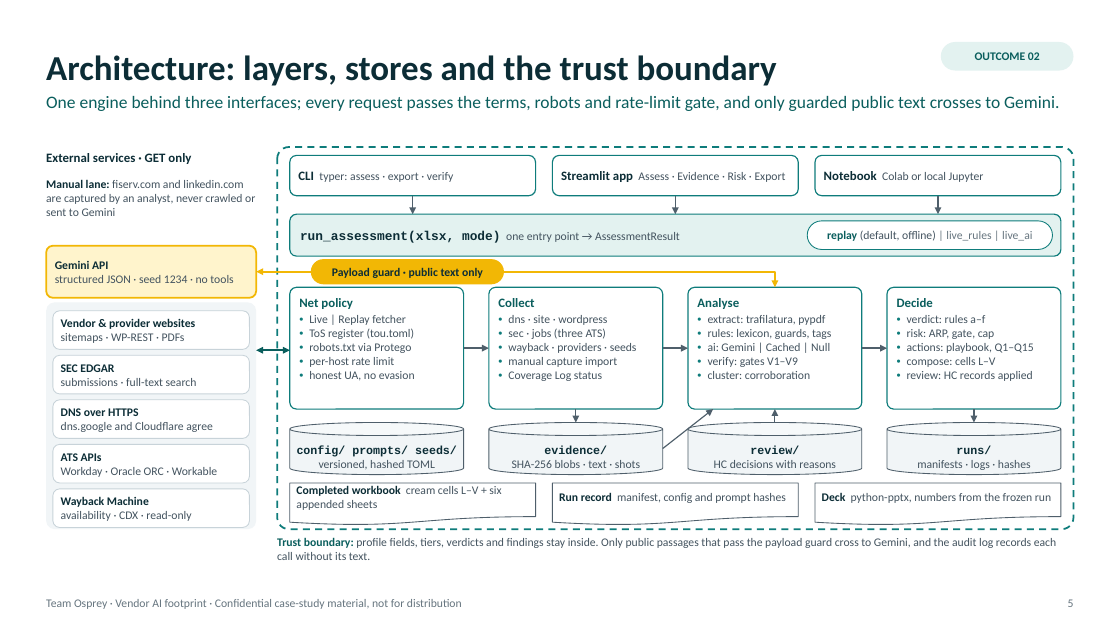
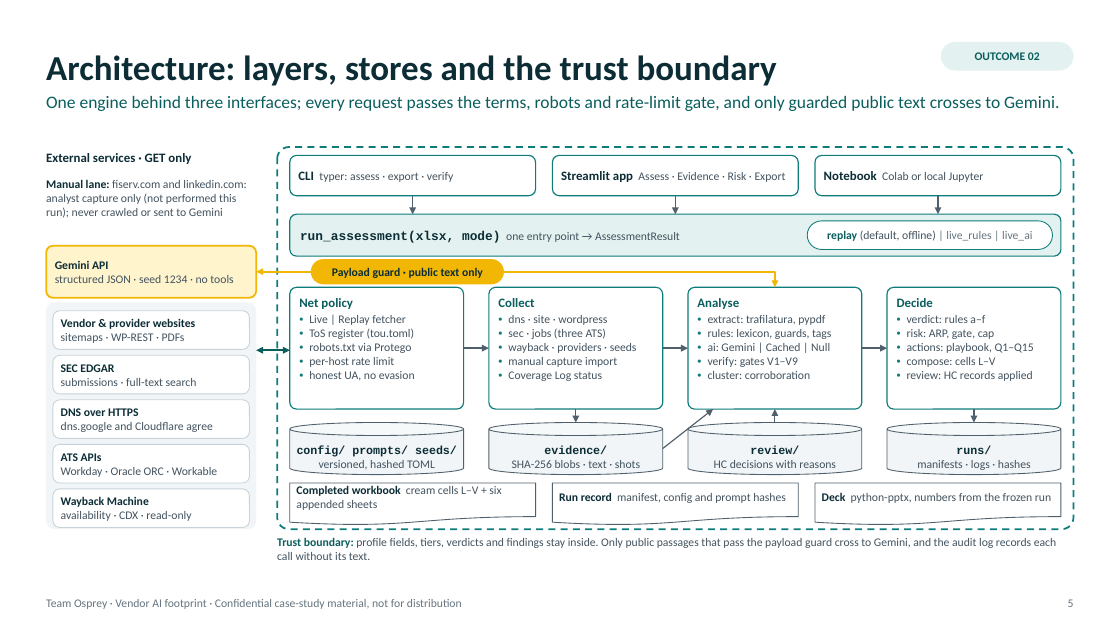
Before and after one commit to rakshit-737/vendor-ai-footprint, a slide deck: slide 5 of submission/Team_Osprey_Vendor_AI_Footprint.pptx. Drawn at 1120x630 pixels with LibreOffice and Linux fonts; fonts in the diff are those of the drawing. Boxes give left, top, right and bottom in pixels: in the first picture for what was removed or moved away, otherwise in the second. Text is boxed around its words. In the diff, an @@ line names an element or a change of style, - is before the commit and + after.

```diff
--- a/submission/Team_Osprey_Vendor_AI_Footprint.pptx
+++ b/submission/Team_Osprey_Vendor_AI_Footprint.pptx
@@ text at box(46, 179, 246, 218): text changed @@
-Manual lane: fiserv.com and linkedin.com are captured by an analyst, never crawled or sent to Gemini
+Manual lane: fiserv.com and linkedin.com: analyst capture only (not performed this run); never crawled or sent to Gemini
```
Also in this commit, not shown: 12 other slides changed.
